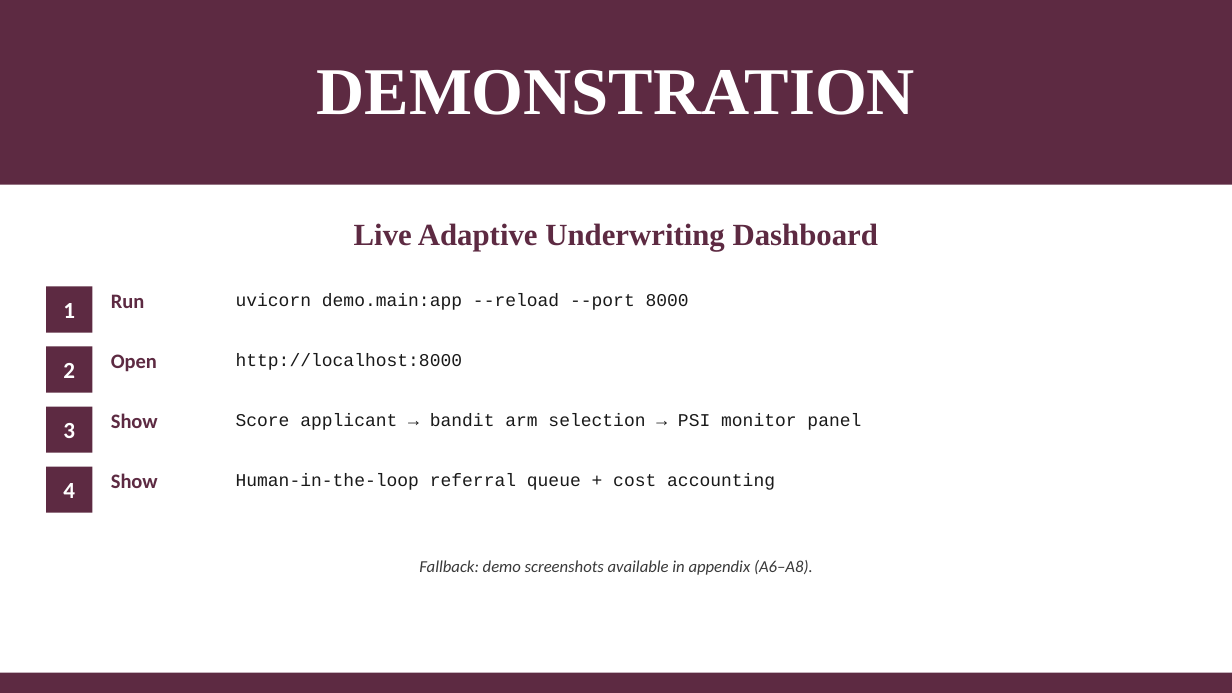
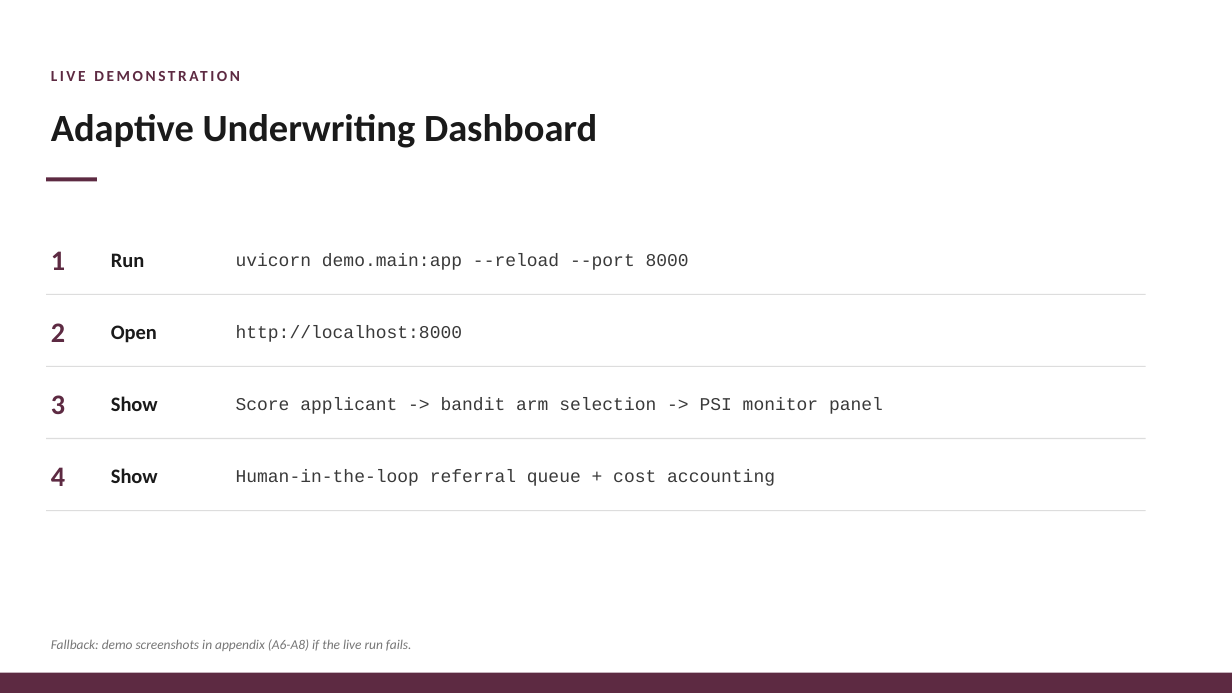
Before and after one commit to PolyTheML/DAC-UW-Thesis, a slide deck: slide 22 of thesis/health_rl/burgundy_defense_presentation.pptx. Drawn at 1232x693 pixels with LibreOffice and Linux fonts; fonts in the diff are those of the drawing. Boxes give left, top, right and bottom in pixels: in the first picture for what was removed or moved away, otherwise in the second. Text is boxed around its words. In the diff, an @@ line names an element or a change of style, - is before the commit and + after.

```diff
--- a/thesis/health_rl/burgundy_defense_presentation.pptx
+++ b/thesis/health_rl/burgundy_defense_presentation.pptx
@@ rectangle removed at [0,0,1232,185] @@
@@ text at [316,70,915,115]: text changed; size 52 to 12 pt; font Times New Roman to Calibri; text colour #FFFFFF to #5D2A42 @@
-DEMONSTRATION
+LIVE DEMONSTRATION
@@ text at [51,114,597,148]: text changed; size 24 to 30 pt; font Times New Roman to Calibri; text colour #5D2A42 to #1A1A1A @@
-Live Adaptive Underwriting Dashboard
+Adaptive Underwriting Dashboard
@@ rectangle added at [46,177,97,181], fill #5D2A42 @@
@@ size 18 to 22 pt, text colour #FFFFFF to #5D2A42; alignment centre to left; vertical alignment middle to top; fill #5D2A42 to none in 4 elements at [51,467,65,486], [51,395,65,414], [51,323,65,342], [51,251,65,270] @@
@@ text "1": place and size @@
-text "1" at [46,287,92,333]
+text "1" at [51,251,65,270]
@@ text colour #5D2A42 to #1A1A1A in 4 elements at [111,468,158,483], [111,396,158,411], [111,325,157,343], [111,253,144,267] @@
@@ text "Run": place and size @@
-text "Run" at [111,294,144,308]
+text "Run" at [111,253,144,267]
@@ text colour #1A1A1A to #3A3A3A in 3 elements at [236,470,775,486], [236,326,463,342], [236,254,689,270] @@
@@ text "uvicorn demo.main:app --reload --port 8000": place and size @@
-text "uvicorn demo.main:app --reload --port 8000" at [236,293,689,310]
+text "uvicorn demo.main:app --reload --port 8000" at [236,254,689,270]
@@ rectangle added at [46,294,1146,295], fill #DDDDDD @@
@@ text "2": place and size @@
-text "2" at [46,347,92,393]
+text "2" at [51,323,65,342]
@@ text "Open": place and size @@
-text "Open" at [111,354,157,372]
+text "Open" at [111,325,157,343]
@@ text "http://localhost:8000": place and size @@
-text "http://localhost:8000" at [236,353,463,370]
+text "http://localhost:8000" at [236,326,463,342]
@@ text "3": place and size @@
-text "3" at [46,407,92,453]
+text "3" at [51,395,65,414]
@@ rectangle added at [46,366,1146,367], fill #DDDDDD @@
@@ text "Show": place and size @@
-text "Show" at [111,413,158,428]
+text "Show" at [111,396,158,411]
@@ text at [236,398,883,414]: text changed; text colour #1A1A1A to #3A3A3A @@
-Score applicant → bandit arm selection → PSI monitor panel
+Score applicant -> bandit arm selection -> PSI monitor panel
@@ rectangle added at [46,438,1146,439], fill #DDDDDD @@
@@ text "4": place and size @@
-text "4" at [46,467,92,513]
+text "4" at [51,467,65,486]
@@ rectangle added at [46,510,1146,511], fill #DDDDDD @@
@@ text at [51,639,412,651]: text changed; size 13 to 10.5 pt; text colour #3A3A3A to #777777 @@
-Fallback: demo screenshots available in appendix (A6–A8).
+Fallback: demo screenshots in appendix (A6-A8) if the live run fails.
```
Also in this commit, not shown: 4 other slides changed, 1 other file.
